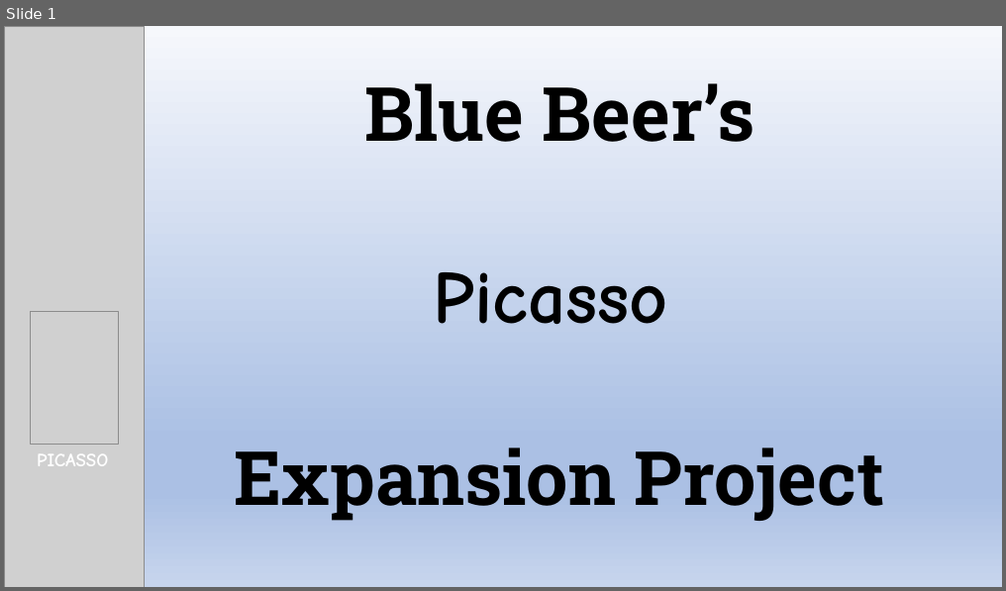
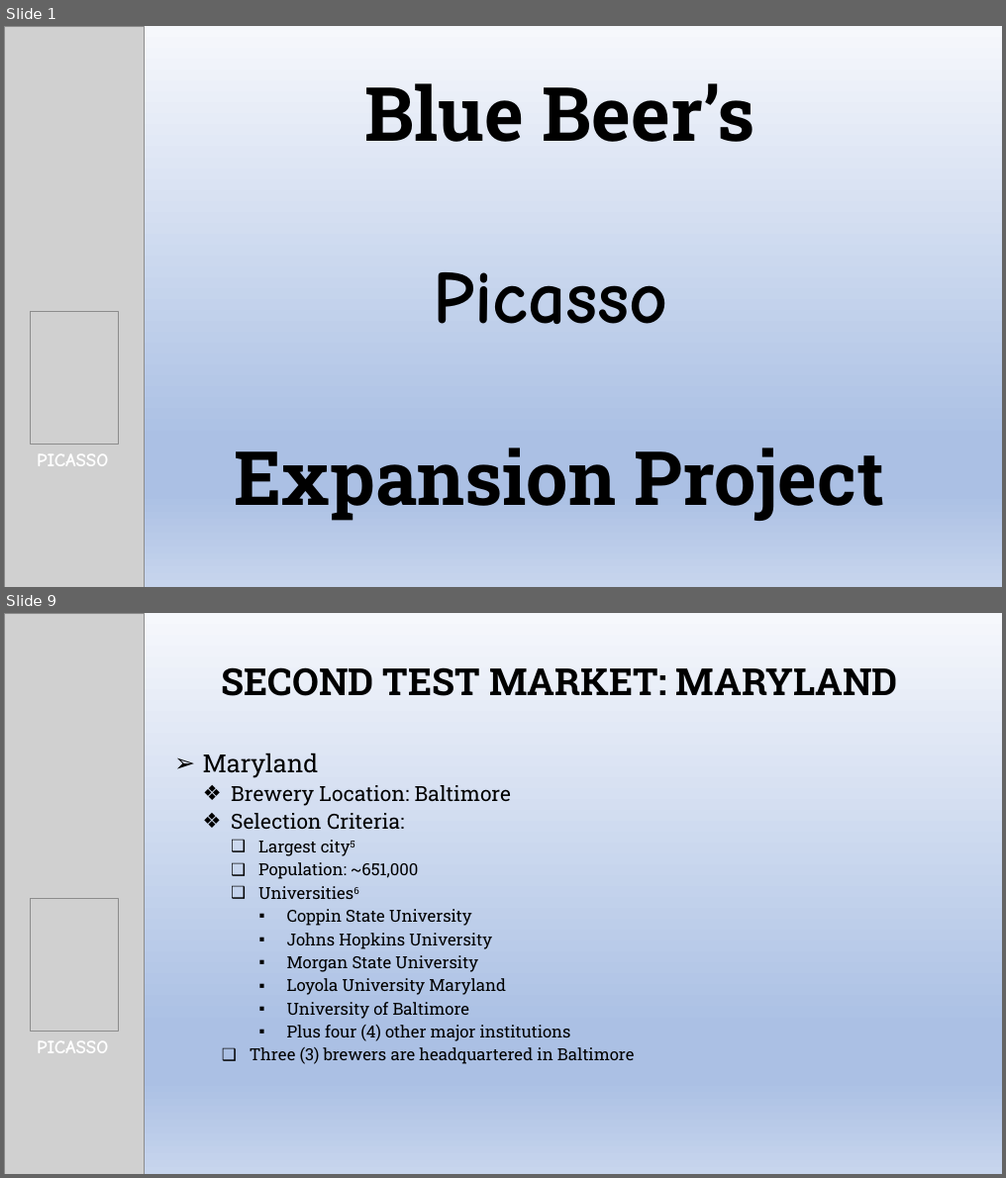
Before and after one commit to kjurekSMU/6306_JKT_Case_Study_1, a slide deck: Beer_Expansion_Project.pptx. Shown one above the other, each under a label of ours: slide 1 before the commit, slides 1 and 9 after it; the slides between them are not shown. The pictures are 1006x591 and 1006x1178 pixels, drawn with LibreOffice and Linux fonts; fonts in the diff are those of the drawing; grey boxes stand for pictures. Boxes give left, top, right and bottom in pixels: in the first picture for what was removed or moved away, otherwise in the second. Text is boxed around its words. In the diff, an @@ line names an element or a change of style, - is before the commit and + after.

```diff
--- a/Beer_Expansion_Project.pptx
+++ b/Beer_Expansion_Project.pptx
@@ slide 9 added at <box>4,613,1002,1174</box>, background gradient #F6F8FC to #ABC0E4 to #C7D5ED @@
@@ picture added at <box>4,613,144,1174</box> @@
@@ title added at <box>222,667,898,696</box>, 36 pt, text #000000, bold @@
+SECOND TEST MARKET: MARYLAND
@@ subtitle added at <box>203,753,634,1064</box>, 16 pt, text #000000 @@
+➢ Maryland
+  ❖ Brewery Location: Baltimore
+  ❖ Selection Criteria:
+      ❑ Largest city5
+      ❑ Population: ~651,000
+      ❑ Universities6
+          ▪ Coppin State University
+          ▪ Johns Hopkins University
+          ▪ Morgan State University
+          ▪ Loyola University Maryland
+          ▪ University of Baltimore
+          ▪ Plus four (4) other major institutions
+        ❑ Three (3) brewers are headquartered in Baltimore
@@ picture added at <box>30,899,118,1032</box> @@
@@ text added at <box>37,1042,108,1054</box>, 18 pt, text #FFFFFF, bold @@
+PICASSO
```
Also in this commit, not shown: 8 slides changed, 4 other slides added.
